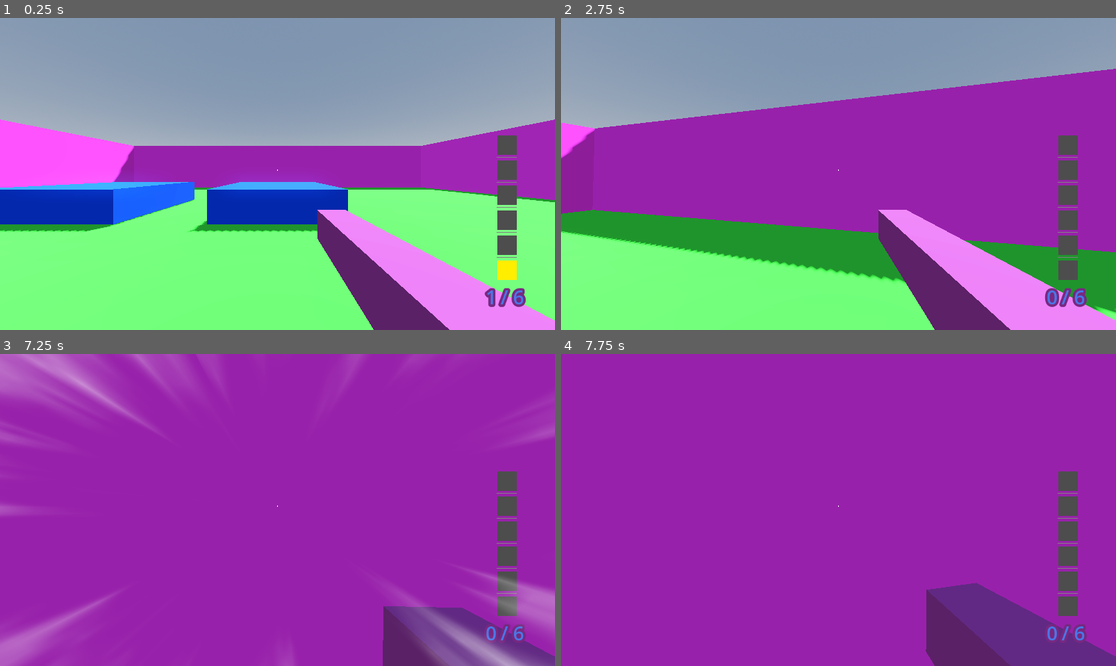
Above: before the commit, frames 1-4 (two rows, left to right).
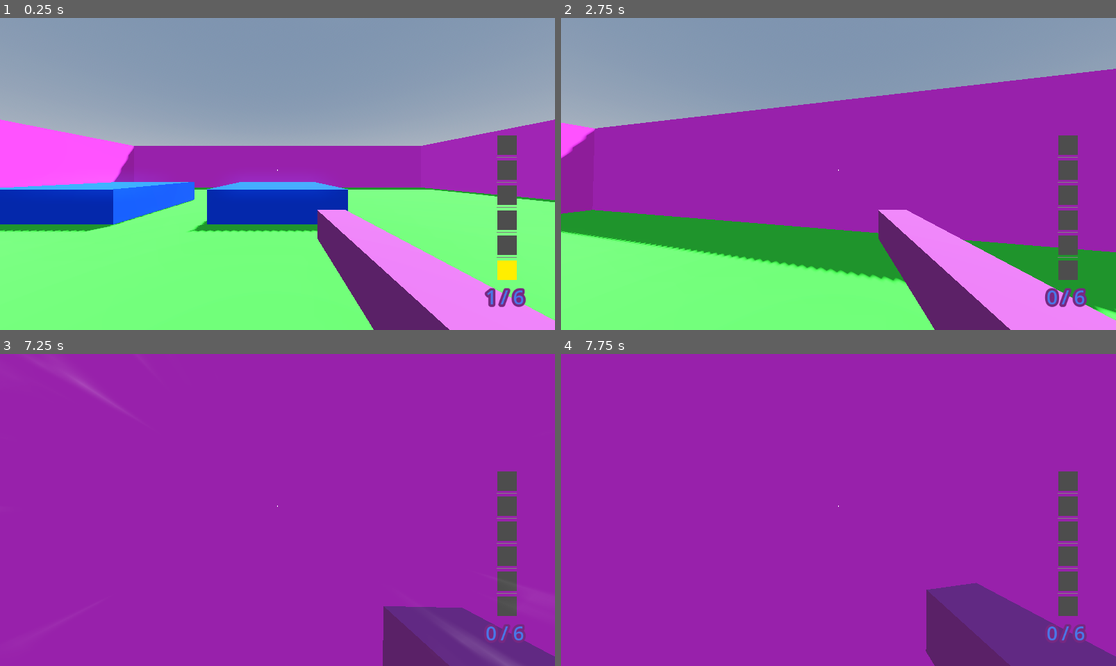
Above: after the commit, the same moments.

Repository: Ayla-McChristie/ProjectRobotCowboy
Game: Godot game, scene res://scenes/world.tscn
Two runs of this game, one before a commit and one after it. Both use one fixed random seed, a clock stepped at 60 frames per second and the inputs below.
Inputs (mouse positions are in pixels of both pictures, inside the frame that each line leads up to):
- Up to frame 1 (0.25 s): no input
- Up to frame 2 (2.75 s): tap Enter (ui_accept) at 0.5 s; move the mouse to (832, 180) at 0.52 s; hold E (E) 0.53-1.28 s; hold W (move_up) from 0.53 s (still down); tap Space (jump) at 0.77, 1.52 s; move the mouse to (877, 177) at 1.27 s; tap Q (Q) at 1.35 s; move the mouse to (794, 170) at 2.02 s; press the mouse at (794, 170) at 2.03 s
- Up to frame 3 (7.25 s): move the mouse to (283, 510) at 2.77 s; release W (move_up) at 2.78 s; release the mouse at (283, 510) at 2.78 s; hold A (move_left) 2.78-3.53 s; tap Shift (sprint) at 2.85 s; tap Space (jump) at 3.02, 3.77, 4.52, 6.02, 6.77 s; move the mouse to (255, 503) at 3.52 s; hold Right mouse button (trick) 3.53-4.28 s; hold W (move_up) 3.53-5.78 s; move the mouse to (305, 510) at 4.27 s; tap E (E) at 4.35 s; tap Enter (ui_accept) at 5, 5.75 s; move the mouse to (249, 510) at 5.02 s; hold Q (Q) 5.03-5.78 s; move the mouse to (288, 503) at 5.77 s; hold D (move_right) 5.78-6.53 s; click (288, 503) at 5.85 s; move the mouse to (271, 516) at 6.52 s; hold W (move_up) from 6.53 s (still down); hold Shift (sprint) from 6.53 s (still down)
- Up to frame 4 (7.75 s): keep holding W (move_up); move the mouse to (877, 513) at 7.27 s; release Shift (sprint) at 7.28 s; right-click (877, 513) at 7.35 s; tap Space (jump) at 7.52 s

Frames 1-2 are identical in both runs. In frame 3, 8.4% of the frame differs, in the area x 0-100%, y 0-100%; in frame 4, nothing differs.

Commit message:
adds fade in to speed lines

Diff:
--- a/scripts/PlayerController.gd
+++ b/scripts/PlayerController.gd
@@ -33,8 +33,6 @@
 var dash_timer : float
 
 var can_dash := true
-
-
 
 @export_category("Camera")
 @export var VERT_SENSITIVITY = 0.08
@@ -73,11 +71,16 @@
 @export var audio_jump : AudioStreamPlayer
 @export var audio_dash : AudioStreamPlayer
 
+#UI
+@export var speed_line_fade_in = .35
+var _speed_line_intensity = 0.0
+var _speed_line_velocity_buffer := 9.0
+
+
 func  _ready():
 	Input.set_mouse_mode(Input.MOUSE_MODE_CAPTURED)
 	CAMERA_START = camera.position
 	speed = WALK_SPEED
-	$SpeedLines.material.set_shader_parameter("line_density", 0.0)
 #---------------------------------
 #CAMERA INPUT
 #---------------------------------
@@ -96,10 +99,12 @@
 	_dash_startup()
 	_handle_headbob(delta)
 
-	if velocity.length() > 9:
-		$SpeedLines.material.set_shader_parameter("line_density", 1.0)
-	else:
-		$SpeedLines.material.set_shader_parameter("line_density", 0.0)
+	if velocity.length() > _speed_line_velocity_buffer:
+		_speed_line_intensity = lerp(_speed_line_intensity, 1.0, speed_line_fade_in)
+	else:
+		_speed_line_intensity = lerp(_speed_line_intensity, 0.0, speed_line_fade_in)
+
+	$SpeedLines.material.set_shader_parameter("line_density", _speed_line_intensity)
 
 #region Fov
 	#fov
